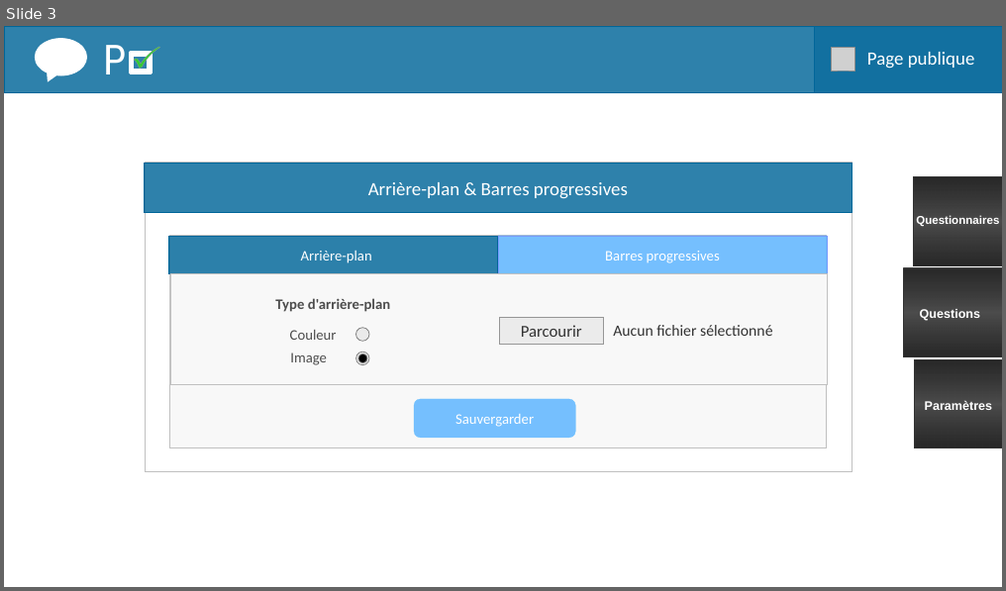
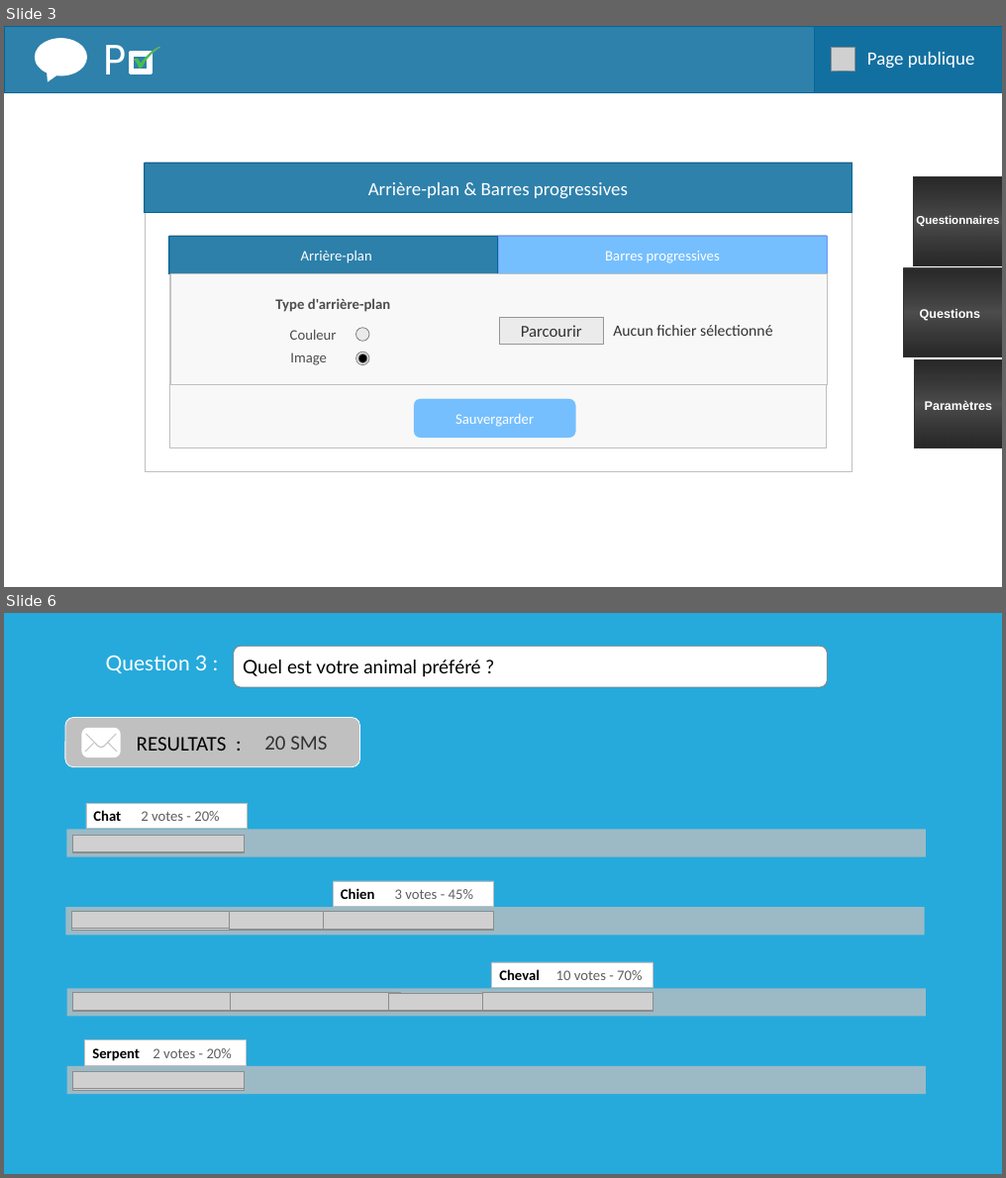
Before and after one commit to Airenn/Poll-Web, a slide deck: Poll-Web-master/maquette/maquette_page_parametre.ppt. Shown one above the other, each under a label of ours: slide 3 before the commit, slides 3 and 6 after it; the slides between them are not shown. The pictures are 1006x591 and 1006x1178 pixels, drawn with LibreOffice and Linux fonts; fonts in the diff are those of the drawing; grey boxes stand for pictures; background and template pictures are left out. Boxes give left, top, right and bottom in pixels: in the first picture for what was removed or moved away, otherwise in the second. Text is boxed around its words. In the diff, an @@ line names an element or a change of style, - is before the commit and + after.

```diff
--- a/Poll-Web-master/maquette/maquette_page_parametre.ppt
+++ b/Poll-Web-master/maquette/maquette_page_parametre.ppt
@@ slide 6 added at [4,613,1002,1174], background #26AADC @@
@@ text added at [106,655,207,673], 20 pt, text #FFFFFF @@
+Question 3 :
@@ rounded rectangle added at [234,646,827,687], fill #FFFFFF, outline #808080 0.74 pt, 18 pt, text #000000 @@
+Quel est votre animal préféré ?
@@ rounded rectangle added at [65,718,360,767], fill #C0C0C0, outline #FFFFFF 0.74 pt, 20 pt, text #000000 @@
+RESULTATS :
@@ freeform shape added at [82,728,121,758], fill #FFFFFF @@
@@ text added at [264,736,327,750], 20 pt, text #333333 @@
+20 SMS
@@ rectangle added at [86,803,247,829], fill #FFFFFF, outline #C0C0C0 0.74 pt, 14 pt, text #5F5F5F @@
+Chat 2 votes - 20%
@@ rectangle added at [66,829,925,857], fill #C0C0C0 at 76% opacity @@
@@ picture added at [73,836,244,854] @@
@@ picture added at [73,835,244,852] @@
@@ rectangle added at [66,907,924,935], fill #C0C0C0 at 76% opacity @@
@@ rectangle added at [333,881,493,906], fill #FFFFFF, outline #C0C0C0 0.74 pt, 14 pt, text #5F5F5F @@
+Chien 3 votes - 45%
@@ picture added at [72,912,243,930] @@
@@ picture added at [72,911,243,929] @@
@@ picture added at [229,912,400,930] @@
@@ picture added at [229,911,400,929] @@
@@ picture added at [323,912,493,930] @@
@@ picture added at [323,911,493,929] @@
@@ rectangle added at [492,962,652,988], fill #FFFFFF, outline #C0C0C0 0.74 pt, 14 pt, text #5F5F5F @@
+Cheval 10 votes - 70%
@@ rectangle added at [66,988,926,1016], fill #C0C0C0 at 76% opacity @@
@@ picture added at [73,994,244,1011] @@
@@ picture added at [73,992,244,1009] @@
@@ picture added at [230,994,400,1011] @@
@@ picture added at [230,993,400,1010] @@
@@ picture added at [388,994,558,1011] @@
@@ picture added at [388,993,558,1010] @@
@@ picture added at [482,994,652,1011] @@
@@ picture added at [482,993,652,1010] @@
@@ rectangle added at [85,1040,245,1065], fill #FFFFFF, outline #C0C0C0 0.74 pt, 14 pt, text #5F5F5F @@
+Serpent 2 votes - 20%
@@ rectangle added at [66,1066,926,1094], fill #C0C0C0 at 76% opacity @@
@@ picture added at [73,1073,244,1090] @@
@@ picture added at [73,1071,244,1089] @@
```
Also in this commit, not shown: 3 slides changed, 2 other files.
